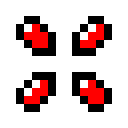
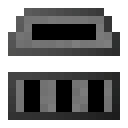
Revision of a layered 128 x 128 image; what changed, layer by layer:
hid "compressor" over [16, 16, 112, 112]
added layer "foundry" above "cutter" over [8, 8, 120, 120]
